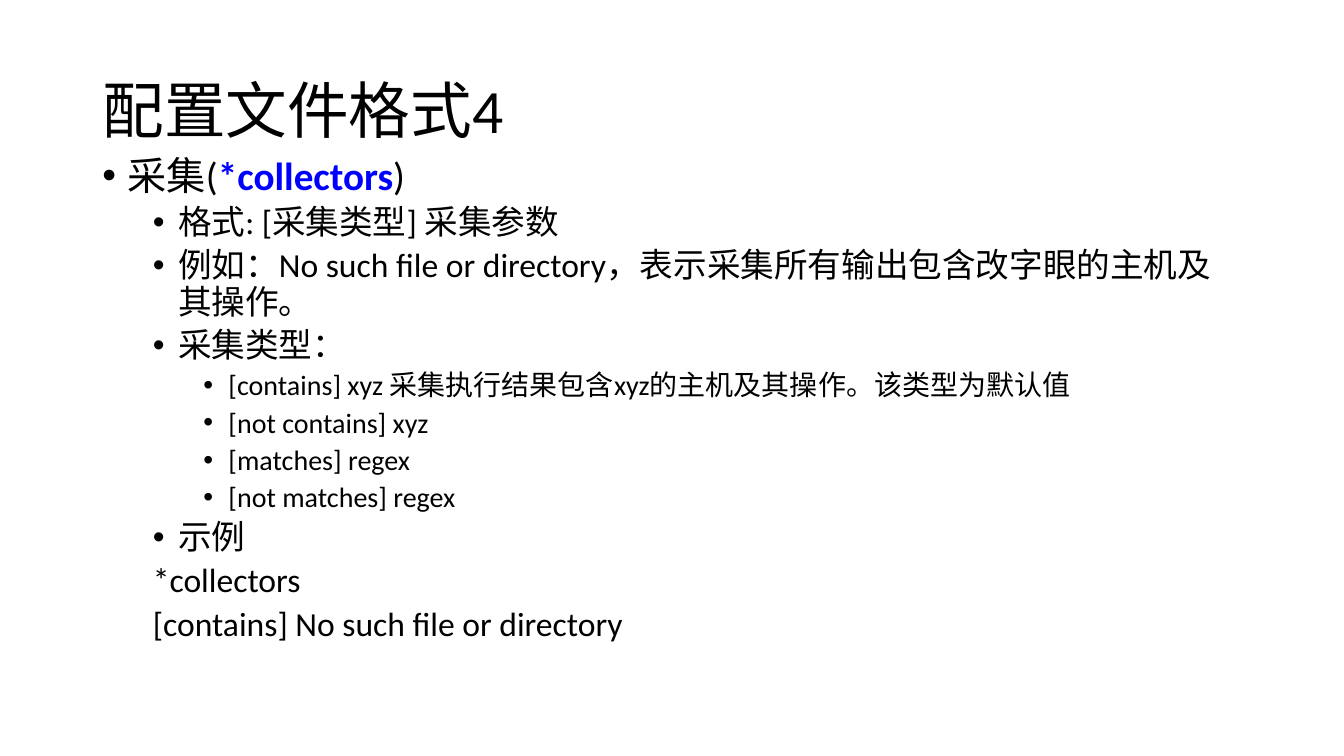
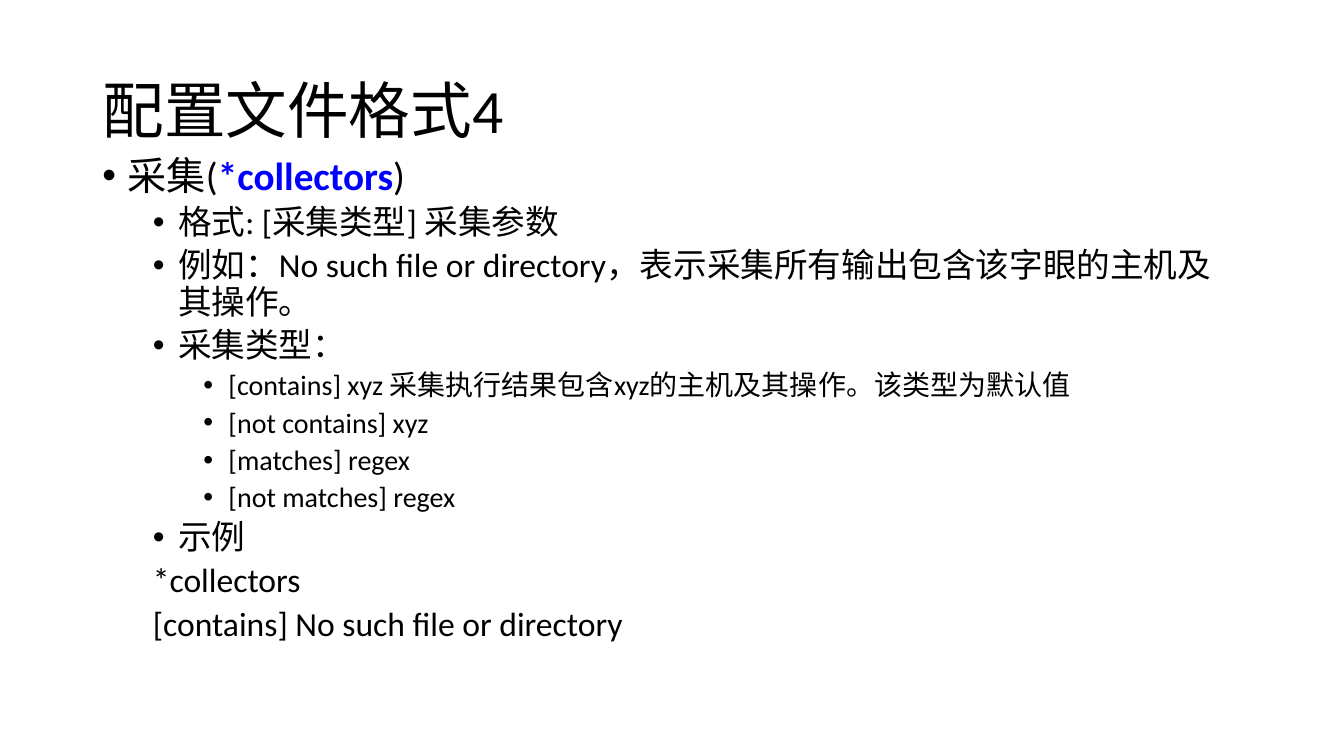
Before and after one commit to bingoohuang/ec-sshe, a slide deck: slide 8 of EC-SSHE intro.pptx. Drawn at 1344x756 pixels with LibreOffice and Linux fonts; fonts in the diff are those of the drawing. Boxes give left, top, right and bottom in pixels: in the first picture for what was removed or moved away, otherwise in the second. Text is boxed around its words. In the diff, an @@ line names an element or a change of style, - is before the commit and + after.

```diff
--- a/EC-SSHE intro.pptx
+++ b/EC-SSHE intro.pptx
@@ text at [178,249,1211,317]: text changed @@
-  • 例如：No such file or directory，表示采集所有输出包含改字眼的主机及其操作。
+  • 例如：No such file or directory，表示采集所有输出包含该字眼的主机及其操作。
```
Also in this commit, not shown: 3 other files.
